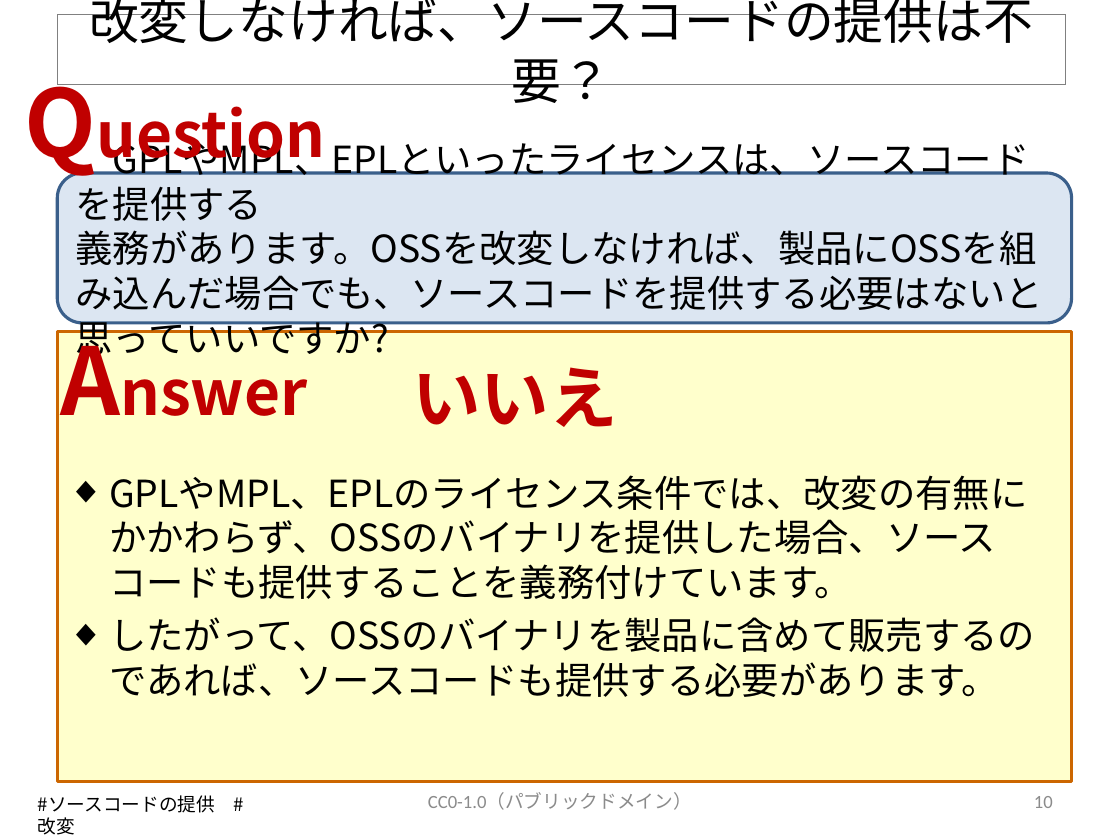
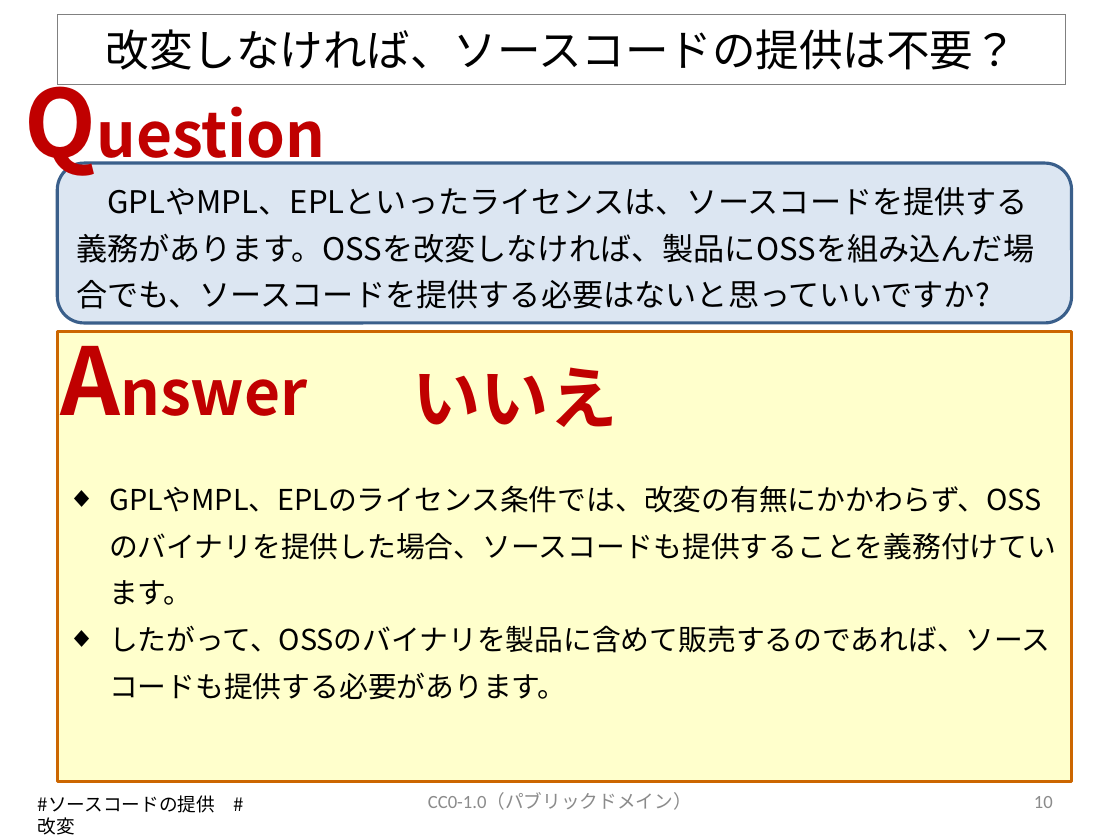
Before and after one commit to OpenChain-Project/OpenChain-JWG, a slide deck: slide 10 of Education_Material/FAQ/OSSライセンス関連でよくある誤解_CC0.pptx. Drawn at 1120x840 pixels with LibreOffice and Linux fonts; fonts in the diff are those of the drawing. Boxes give left, top, right and bottom in pixels: in the first picture for what was removed or moved away, otherwise in the second. Text is boxed around its words. In the diff, an @@ line names an element or a change of style, - is before the commit and + after.

```diff
--- a/Education_Material/FAQ/OSSライセンス関連でよくある誤解_CC0.pptx
+++ b/Education_Material/FAQ/OSSライセンス関連でよくある誤解_CC0.pptx
@@ title "改変しなければ、ソースコードの提供は不要？" at [57,15,1065,85]: size 32 to 28 pt @@
@@ rounded rectangle "GPLやMPL、EPLといったライセンスは、ソースコードを提供する義務があります。OSSを改変しなければ、製品にOSSを ...": place and size @@
-rounded rectangle "GPLやMPL、EPLといったライセンスは、ソースコードを提供する義務があります。OSSを改変しなければ、製品にOSSを ..." at [57,174,1072,324]
+rounded rectangle "GPLやMPL、EPLといったライセンスは、ソースコードを提供する義務があります。OSSを改変しなければ、製品にOSSを ..." at [57,164,1072,324]
@@ text in rounded rectangle at [76,187,1034,309]: text changed; size 24 to 20 pt @@
-GPLやMPL、EPLといったライセンスは、ソースコードを提供する
-義務があります。OSSを改変しなければ、製品にOSSを組み込んだ場合でも、ソースコードを提供する必要はないと思っていいですか?
+GPLやMPL、EPLといったライセンスは、ソースコードを提供する義務があります。OSSを改変しなければ、製品にOSSを組み込んだ場合でも、ソースコードを提供する必要はないと思っていいですか?
@@ text "GPLやMPL、EPLのライセンス条件では、改変の有無にかかわらず、OSSのバイナリを提供した場合、ソースコードも提供す ..." at [109,485,1056,700]: size 24.1 to 18.5 pt; line spacing 1 to 30pt; less space between paragraphs @@
```
Also in this commit, not shown: 37 other slides changed.
